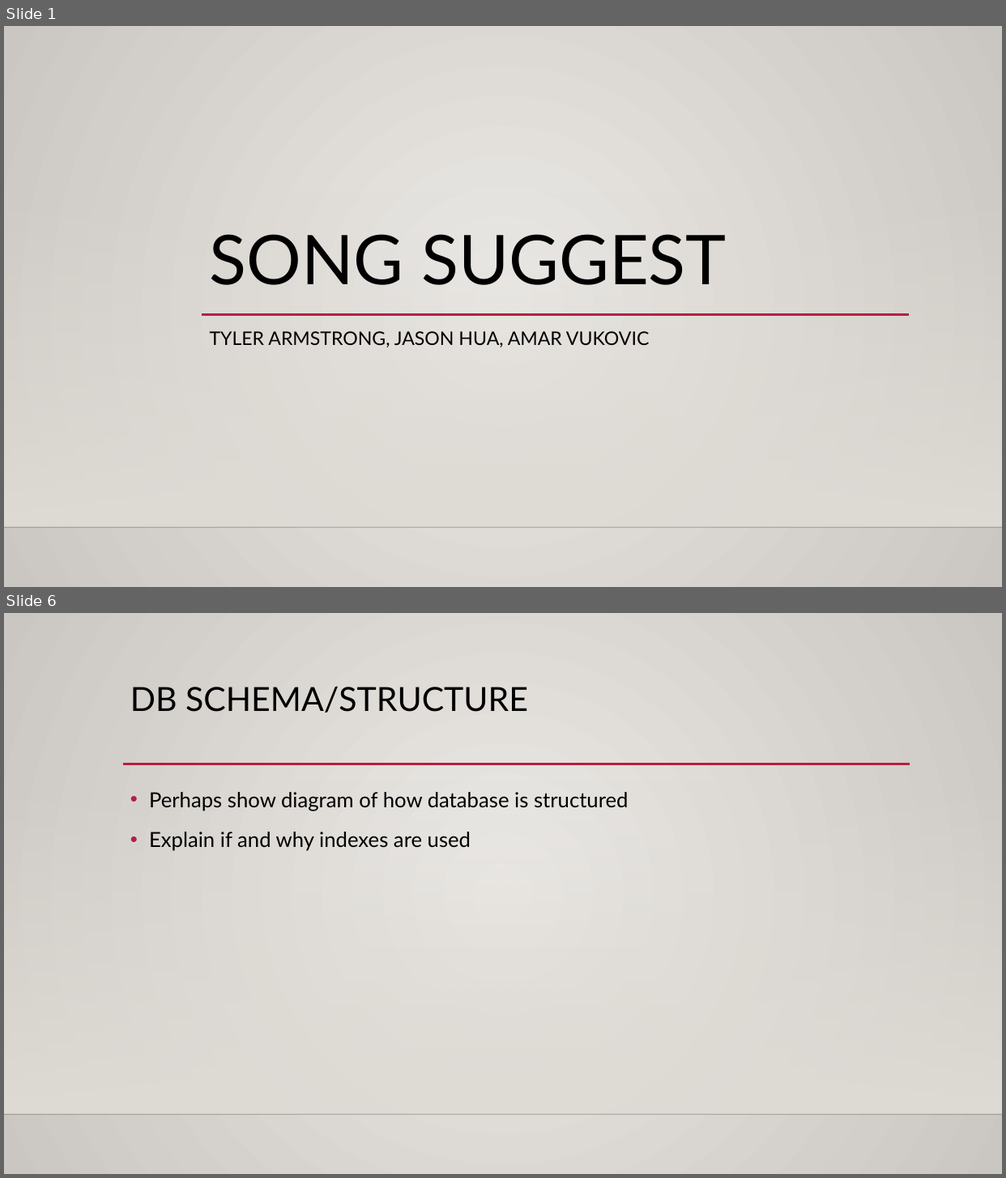
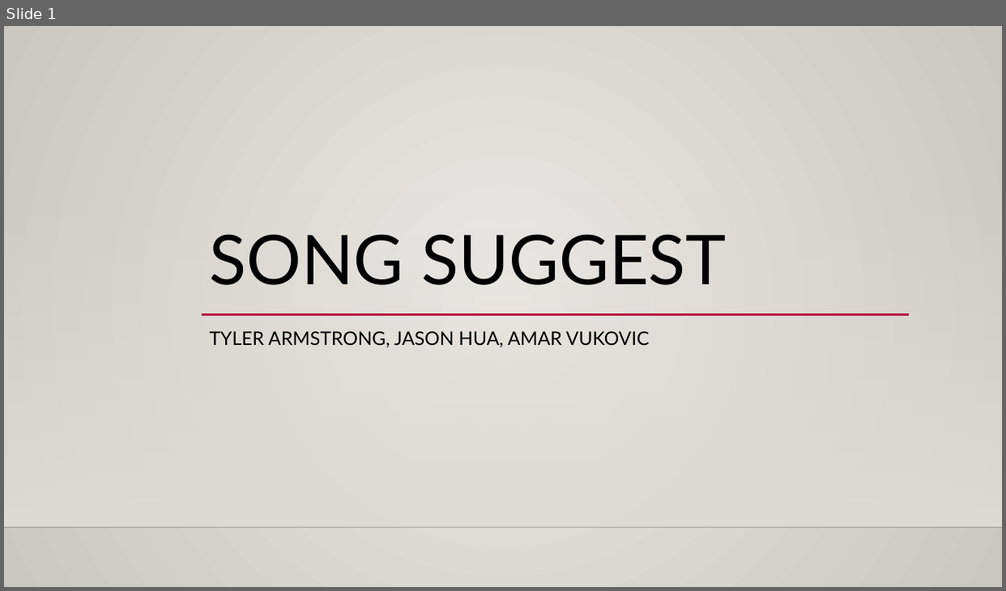
Before and after one commit to AMarinjo/song-suggest, a slide deck: SongSuggest.pptx. Shown one above the other, each under a label of ours: slides 1 and 6 before the commit, slide 1 after it; the slides between them are not shown. The pictures are 1006x1178 and 1006x591 pixels, drawn with LibreOffice and Linux fonts; fonts in the diff are those of the drawing; background and template pictures are left out. Boxes give left, top, right and bottom in pixels: in the first picture for what was removed or moved away, otherwise in the second. Text is boxed around its words. In the diff, an @@ line names an element or a change of style, - is before the commit and + after.

```diff
--- a/SongSuggest.pptx
+++ b/SongSuggest.pptx
@@ slide 6 removed at [4,613,1002,1174], background gradient #ECEAE7 to #CAC7C1; not listed: 2 template elements that a slide beside it also shows @@
@@ title removed at [130,686,528,713] @@
-DB SCHEMA/STRUCTURE
@@ line removed from (123, 764) to (910, 764) @@
@@ text removed at [149,792,629,851] @@
-• Perhaps show diagram of how database is structured
-• Explain if and why indexes are used
```
Also in this commit, not shown: 7 slides changed, 4 slides added, 1 other slide removed.
